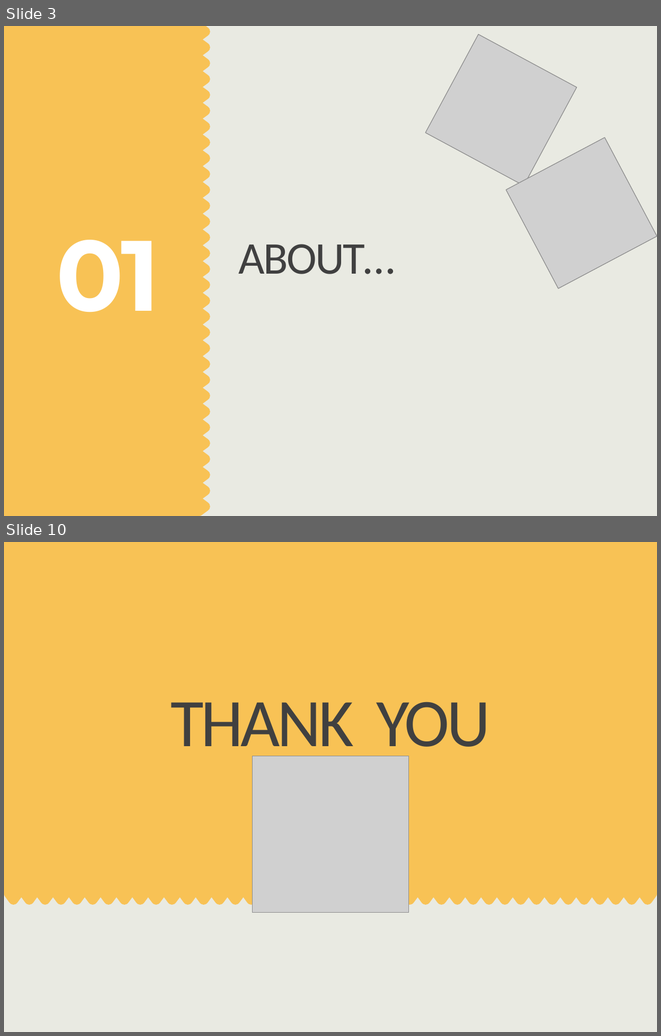
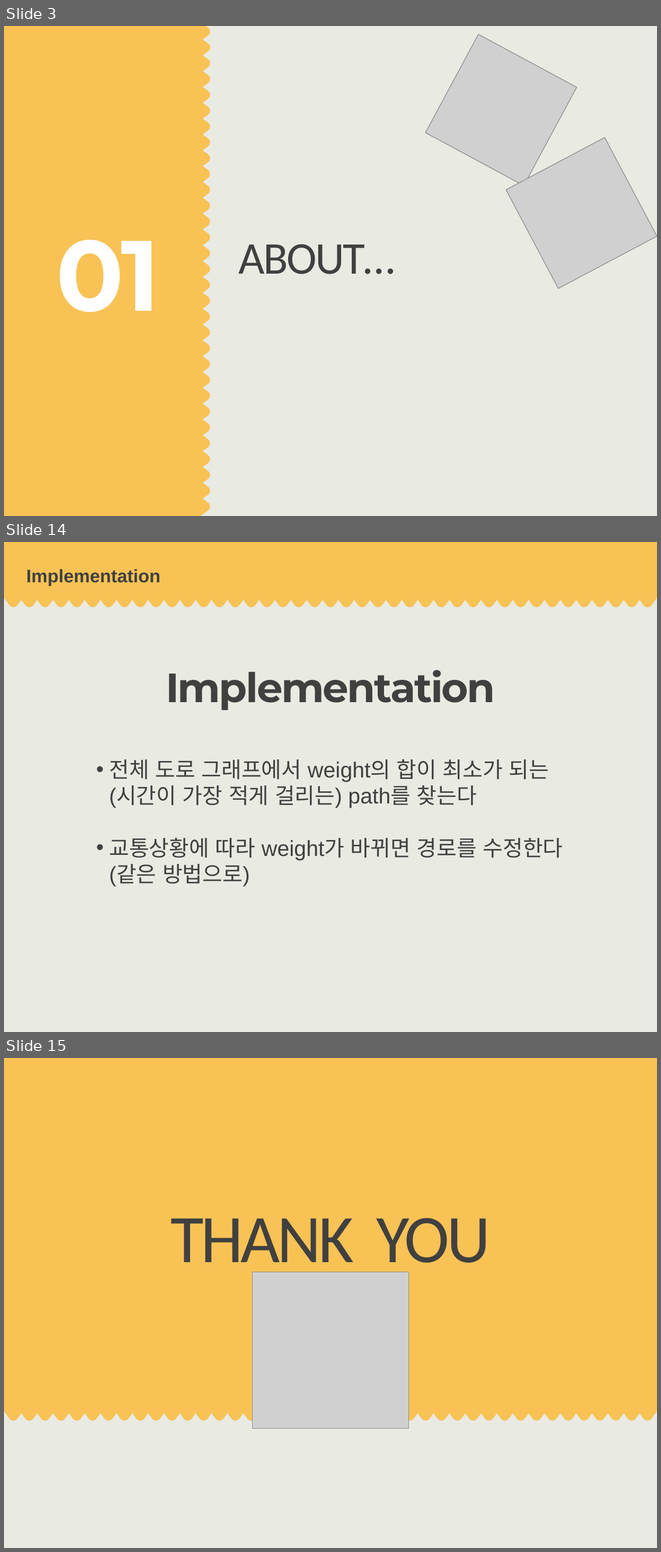
Before and after one commit to ilovethisid/Data-Structure-Design, a slide deck: week1.pptx. Shown one above the other, each under a label of ours: slides 3 and 10 before the commit, slides 3, 14 and 15 after it; the slides between them are not shown. The pictures are 661x1036 and 661x1552 pixels, drawn with LibreOffice and Linux fonts; fonts in the diff are those of the drawing; grey boxes stand for pictures. Boxes give left, top, right and bottom in pixels: in the first picture for what was removed or moved away, otherwise in the second. Text is boxed around its words. In the diff, an @@ line names an element or a change of style, - is before the commit and + after.

```diff
--- a/week1.pptx
+++ b/week1.pptx
@@ slide 14 added at box(4, 542, 657, 1032), background #E9EAE2 @@
@@ freeform shape added at box(4, 542, 657, 607), fill #F8C255 @@
@@ title added at box(26, 569, 160, 585), 20 pt, text #404040, bold @@
+Implementation
@@ text added at box(166, 670, 495, 710), 45 pt, text #404040, bold @@
+Implementation
@@ text added at box(109, 759, 563, 886), 24 pt, text #404040 @@
+• 전체 도로 그래프에서 weight의 합이 최소가 되는(시간이 가장 적게 걸리는) path를 찾는다
+• 교통상황에 따라 weight가 바뀌면 경로를 수정한다(같은 방법으로)
@@ what was slide 10 is now slide 15 @@
```
Also in this commit, not shown: 4 slides changed, 7 other slides added, 3 slides removed.
